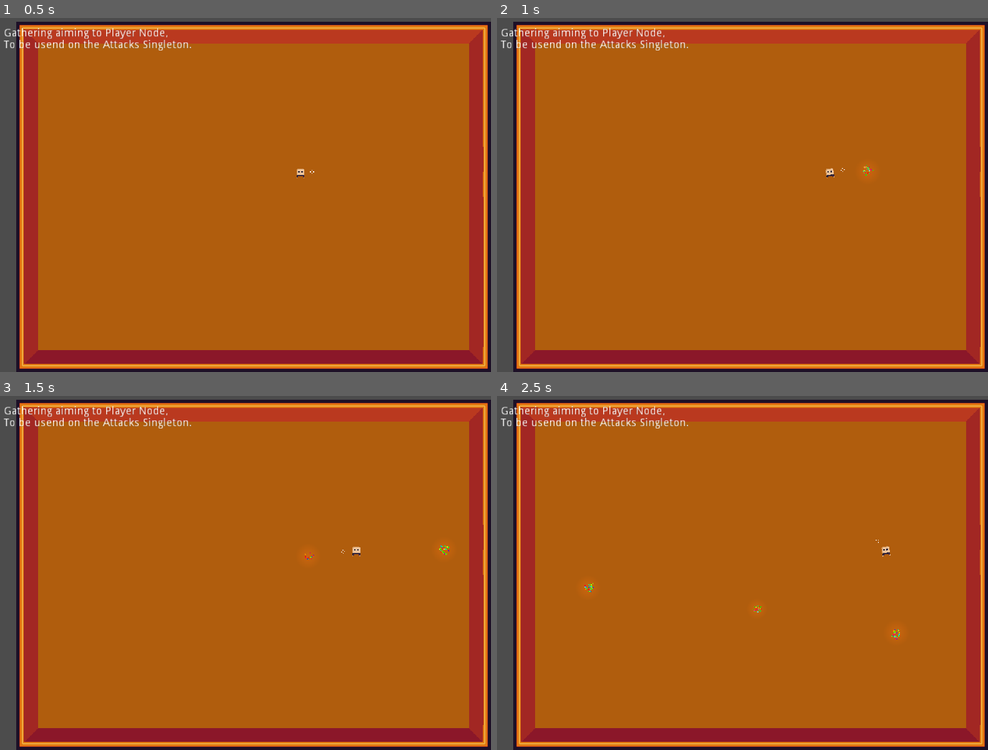
Above: before the commit, frames 1-4 (two rows, left to right).
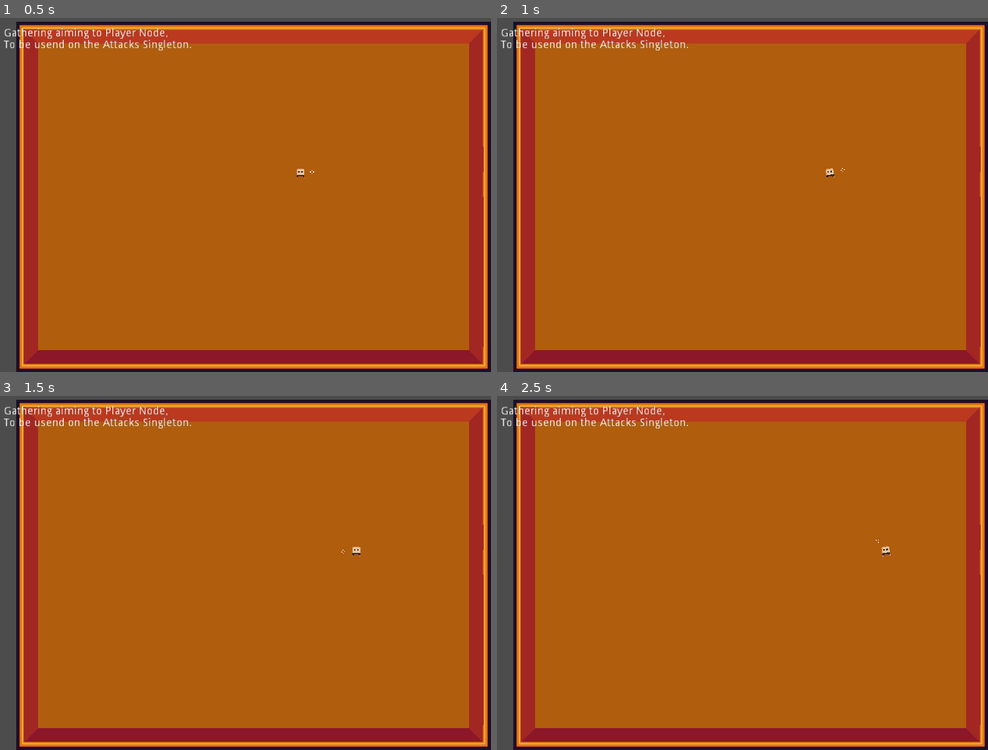
Above: after the commit, the same moments.

Repository: lufemas/the-crawlers-godot
Game: Godot game, scene res://src/scenes/Dungeon.tscn
Same seed, same stepped clock (60 frames per second), same inputs: the game is played once before the commit and once after it.
Inputs (mouse positions are in pixels of both pictures, inside the frame that each line leads up to):
- Up to frame 1 (0.5 s): no input
- Up to frame 2 (1 s): tap Enter (ui_accept) at 0.5, 0.77 s; move the mouse to (850, 166) at 0.52 s; press the mouse at (850, 166) at 0.53 s; hold D (axis_x_right) from 0.53 s (still down)
- Up to frame 3 (1.5 s): release D (axis_x_right) at 1.25 s; release the mouse at (353, 544) at 1.25 s; drag from (142, 580) to (216, 636) at 1.27 s
- Up to frame 4 (2.5 s): move the mouse to (786, 480) at 2.02 s; press the mouse at (786, 480) at 2.03 s; hold D (axis_x_right) from 2.03 s (still down); tap Keypad Enter at 2.1 s

Frame 1 is identical in both runs. In frame 2, less than 0.1% of the frame differs, in the area x 74-77%, y 41-45%; in frame 3, less than 0.1%; in frame 4, less than 0.1%, in the area x 17-83%, y 52-69%.
Error in both runs: Invalid call. Nonexistent function 'generate_room' in base 'Room'. (res://src/scripts/RoomController.gd:11)

Commit message:
Shooting throw the network \o/

Diff:
--- a/project.godot
+++ b/project.godot
@@ -124,6 +124,11 @@
 network/port=8089
 network/allow_cmd_line=true
 
+[autoload]
+
+GM="*res://src/scripts/GameManager.gd"
+Network="*res://src/scripts/Network.gd"
+
 [display]
 
 window/size/width=640
--- a/src/scenes/Dungeon.tscn
+++ b/src/scenes/Dungeon.tscn
@@ -1,7 +1,6 @@
-[gd_scene load_steps=15 format=2]
+[gd_scene load_steps=14 format=2]
 
 [ext_resource path="res://DungeonGenerator.gd" type="Script" id=1]
-[ext_resource path="res://src/scripts/Network.gd" type="Script" id=2]
 [ext_resource path="res://src/assets/Player.png" type="Texture" id=3]
 [ext_resource path="res://src/scripts/PlayerControllerLocal.gd" type="Script" id=4]
 [ext_resource path="res://src/scripts/Movement.gd" type="Script" id=5]
@@ -120,11 +119,6 @@
 position = Vector2( 16, 0 )
 texture = ExtResource( 8 )
 
-[node name="Network" type="Node" parent="."]
-script = ExtResource( 2 )
-isServer = false
-SERVER_IP = "127.0.0.1"
-
 [node name="RichTextLabel" type="RichTextLabel" parent="."]
 margin_left = 16.0
 margin_top = 40.0
--- a/src/scenes/SpellSimple.tscn
+++ b/src/scenes/SpellSimple.tscn
@@ -6,8 +6,8 @@
 [sub_resource type="PhysicsMaterial" id=1]
 bounce = 15.0
 
-[sub_resource type="RectangleShape2D" id=2]
-extents = Vector2( 6, 6 )
+[sub_resource type="CircleShape2D" id=2]
+radius = 7.0
 
 [node name="Spell" type="RigidBody2D"]
 physics_material_override = SubResource( 1 )
--- a/src/scripts/AttacksData.gd
+++ b/src/scripts/AttacksData.gd
@@ -2,14 +2,22 @@
 
 class_name Attacks
 
-var Attacks_data = {
+export var data = {
 	"Spell Attack":{
 		"range" : 'range',
 		"type" : 'magic',
 		"aim": true,
 		"delay": 1.0,
 		"wait_time": 2.0,
-		"scene": 'res://src/scripts/SpellScene.gd'
+		"scene": preload('res://src/scenes/Spell.tscn')
+	},
+	"Ball":{
+		"range" : 'range',
+		"type" : 'magic',
+		"aim": true,
+		"delay": 1.0,
+		"wait_time": 2.0,
+		"scene": preload('res://src/scenes/SpellSimple.tscn')
 	},
 }
 # Declare member variables here. Examples:
@@ -20,7 +28,3 @@
 # Called when the node enters the scene tree for the first time.
 func _ready():
 	pass # Replace with function body.
-
-
-func summon_attack(attack : String, actor: Node2D):
-	pass
--- a/src/scripts/GameManager.gd
+++ b/src/scripts/GameManager.gd
@@ -4,13 +4,56 @@
 # Declare member variables here. Examples:
 # var a = 2
 # var b = "text"
-
+var attacks = Attacks.new()
+var players: Array = []
 
 # Called when the node enters the scene tree for the first time.
 func _ready():
-	pass # Replace with function body.
+	players.append(get_tree().current_scene.get_node("Player"))
+
+	for player in players:
+		player.connect("summon_attack",self,"summon_attack")
+
 
 
 # Called every frame. 'delta' is the elapsed time since the previous frame.
 #func _process(delta):
 #	pass
+
+func handle_network_message(message):
+	if message.actionName:
+		summon_attack_from_net(message.args.attackName,message.direction,message.position)
+
+#		"player":"lufemas",
+#		"actionName": actionName,
+#		"args" : args,
+#		"direction": body.aim.direction,
+#		"position" : body.aim.sprite.position
+
+func summon_attack_from_net(attackName : String, dir, pos) -> void:
+	print('sumonning...')
+	var new_attack = attacks.data[attackName].scene.instance()
+	new_attack.direction = str_to_vec2(dir).normalized() * 300
+	new_attack.position = str_to_vec2(pos)
+	get_tree().current_scene.add_child(new_attack)
+	print(new_attack.direction)
+	print(new_attack.position)
+	print('sumonned.')
+	pass
+
+func summon_attack(attackName : String, actor: Node2D) -> void:
+	var new_attack = attacks.data[attackName].scene.instance()
+	new_attack.direction = actor.aim.direction.normalized() * 300
+	new_attack.position = actor.aim.sprite.global_position
+	actor.get_tree().current_scene.add_child(new_attack)
+	pass
+
+func str_to_vec2(strVec):
+	#cords = "(1324, 1654)"
+	strVec.erase(strVec.find("("),1)
+	strVec.erase(strVec.find(")"),1)
+	strVec.erase(strVec.find(","),1)
+	var x = strVec.left(strVec.find(" "))
+	var y = strVec.right(strVec.find(" "))
+	strVec = Vector2(x,y)
+	return strVec
--- a/src/scripts/Network.gd
+++ b/src/scripts/Network.gd
@@ -1,29 +1,64 @@
 extends Node
 
-export var isServer = true
-export var SERVER_PORT = 5000;
-export var MAX_PLAYERS = 3
-export var SERVER_IP = '0.0.0.0'
+# The URL we will connect to
+export var websocket_url = "wss://godot-server.lufemas.repl.co"
 
-var peer = NetworkedMultiplayerENet.new()
+# Our WebSocketClient instance
+var _client = WebSocketClient.new()
 
-# Called when the node enters the scene tree for the first time.
 func _ready():
-	if isServer:
-		initServer()
-	else:
-		initClient()
+	# Connect base signals to get notified of connection open, close, and errors.
+	_client.connect("connection_closed", self, "_closed")
+	_client.connect("connection_error", self, "_closed")
+	_client.connect("connection_established", self, "_connected")
+	# This signal is emitted when not using the Multiplayer API every time
+	# a full packet is received.
+	# Alternatively, you could check get_peer(1).get_available_packets() in a loop.
+	_client.connect("data_received", self, "_on_data")
 
-func initServer():
-	peer.create_server(SERVER_PORT, MAX_PLAYERS)
-	get_tree().network_peer = peer
+	# Initiate connection to the given URL.
+	var err = _client.connect_to_url(websocket_url)
+	if err != OK:
+		print("Unable to connect")
+		set_process(false)
+
+func _closed(was_clean = false):
+	# was_clean will tell you if the disconnection was correctly notified
+	# by the remote peer before closing the socket.
+	print("Closed, clean: ", was_clean)
+	set_process(false)
+
+func _connected(proto = ""):
+	# This is called on connection, "proto" will be the selected WebSocket
+	# sub-protocol (which is optional)
+	print("Connected with protocol: ", proto)
+	# You MUST always use get_peer(1).put_packet to send data to server,
+	# and not put_packet directly when not using the MultiplayerAPI.
+#	_client.get_peer(1).put_packet(str('{"Test": "packet"}').to_utf8())
+	var id = _client.get_peer(1).get_packet().get_string_from_utf8()
+	print(id)
+
+func _on_data():
+	# Print the received packet, you MUST always use get_peer(1).get_packet
+	# to receive data from server, and not get_packet directly when not
+	# using the MultiplayerAPI.
+#	print("Got data from server: ", _client.get_peer(1).get_packet().get_string_from_utf8())
+	var data = JSON.parse(_client.get_peer(1).get_packet().get_string_from_utf8()).result
+	print(data)
+	GM.handle_network_message(data)
+#	spawnSprite(data)
+func _process(delta):
+	# Call this in _process or _physics_process. Data transfer, and signals
+	# emission will only happen when calling this function.
+	_client.poll()
+
+func sendMessage(message):
+	print(message)
+	_client.get_peer(1).put_packet(JSON.print(message).to_utf8())
 	pass
 
-func initClient():
-	peer.create_client(SERVER_IP, SERVER_PORT)
-	get_tree().network_peer = peer
-	pass
-# Called every frame. 'delta' is the elapsed time since the previous frame.
-func _process(delta):
-#	print(get_tree().get_network_connected_peers())
-	pass
+#func spawnSprite(position):
+#	var sprite = preload("res://Sprite.tscn").instance()
+##	print(position.x)
+#	sprite.position = Vector2(position["x"], position["y"])
+#	get_tree().current_scene.add_child(sprite)
--- a/src/scripts/Player.gd
+++ b/src/scripts/Player.gd
@@ -23,6 +23,8 @@
 
 # Called every frame. 'delta' is the elapsed time since the previous frame.
 func _process(delta):
-	print(aim.sprite.global_position)
+#	print(aim.sprite.global_position)
 	$AnimationControler.walk_animation($Movement.walk())
+
+
 	pass
--- a/src/scripts/PlayerControllerLocal.gd
+++ b/src/scripts/PlayerControllerLocal.gd
@@ -4,6 +4,7 @@
 # Declare member variables here. Examples:
 # var a = 2
 onready var body = get_parent()
+onready var state_controller = body.get_node("StateController")
 var walk_movement = Vector2()
 var dash_direction = Vector2()
 var aim_vector = Vector2()
@@ -47,10 +48,7 @@
 
 	if input:
 		if input.is_action_pressed("fire"):
-			var new_spell = preload("res://src/scenes/Spell.tscn").instance()
-			new_spell.direction = get_parent().get_node("Aim").aim.direction.normalized() * 300
-			new_spell.position = get_parent().get_node("Aim/Sprite").global_position
-			get_tree().current_scene.add_child(new_spell)
+			state_controller.call_action('attack', {'attackName': 'Ball'})
 
 #	if mouse_motion:
 #		aim_vector = (get_tree().current_scene.get_global_mouse_position() - body.position).normalized()
--- a/src/scripts/StateController.gd
+++ b/src/scripts/StateController.gd
@@ -1,10 +1,10 @@
 extends Node
 
 
-# Declare member variables here. Examples:
-# var a = 2
-# var b = "text"
+export var current = 'IDLE'
+onready var body = get_parent()
 
+signal summon_attack
 
 # Called when the node enters the scene tree for the first time.
 func _ready():
@@ -14,3 +14,15 @@
 # Called every frame. 'delta' is the elapsed time since the previous frame.
 #func _process(delta):
 #	pass
+
+func call_action(actionName:String, args = {}):
+#	if actionName == 'attack':
+#		emit_signal("summon_attack", args.attackName, body)
+#		GM.summon_attack(args.attackName, body)
+	Network.sendMessage({
+		"player":"lufemas",
+		"actionName": actionName,
+		"args" : args,
+		"direction": body.aim.direction,
+		"position" : body.aim.sprite.global_position})
+#		call_action_on_server("summon_attack", args.attackName, id)
Not shown: 2 places in src/scenes/Spell.tscn that only renumber resources
Not shown, changed: .gitignore
